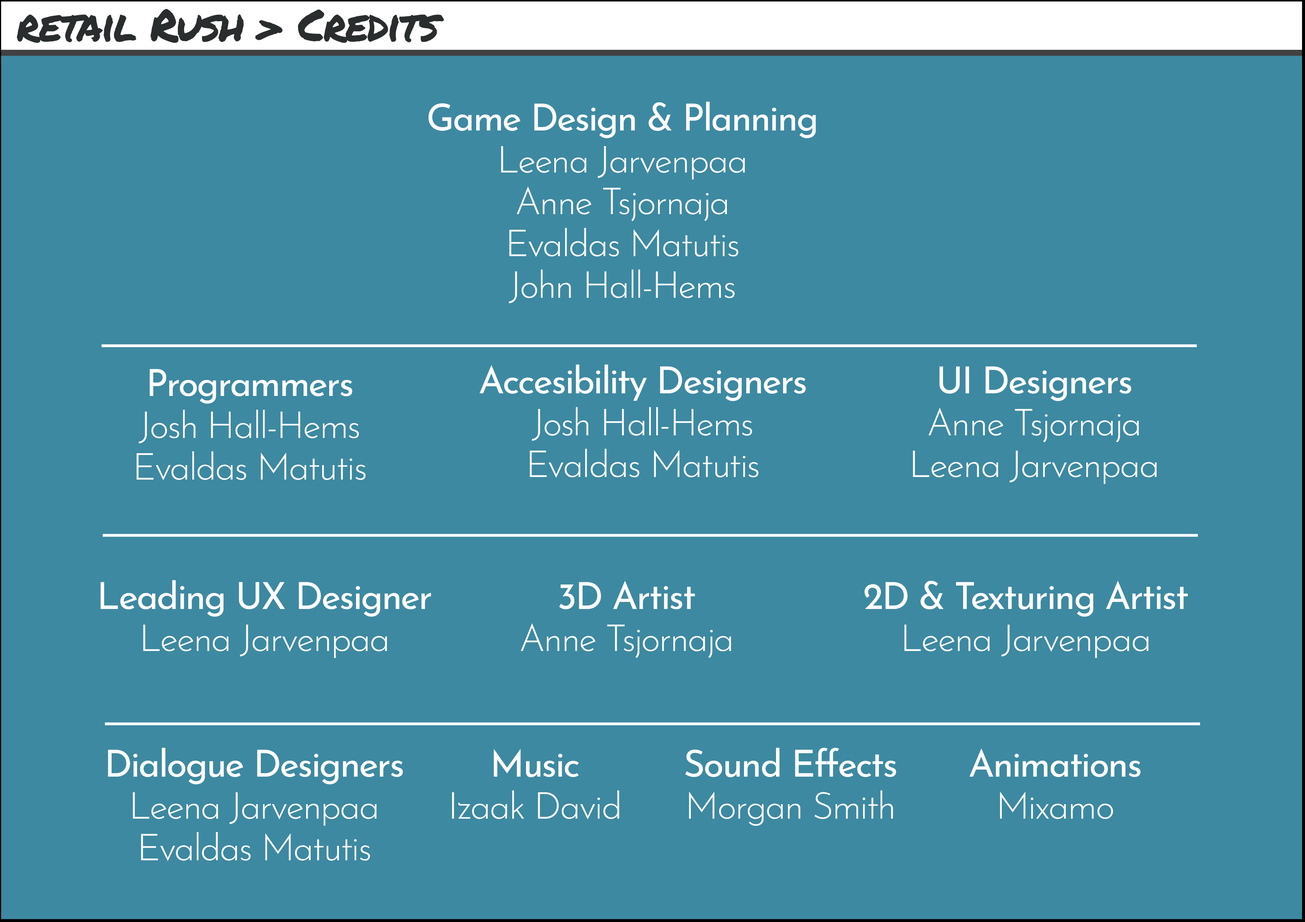
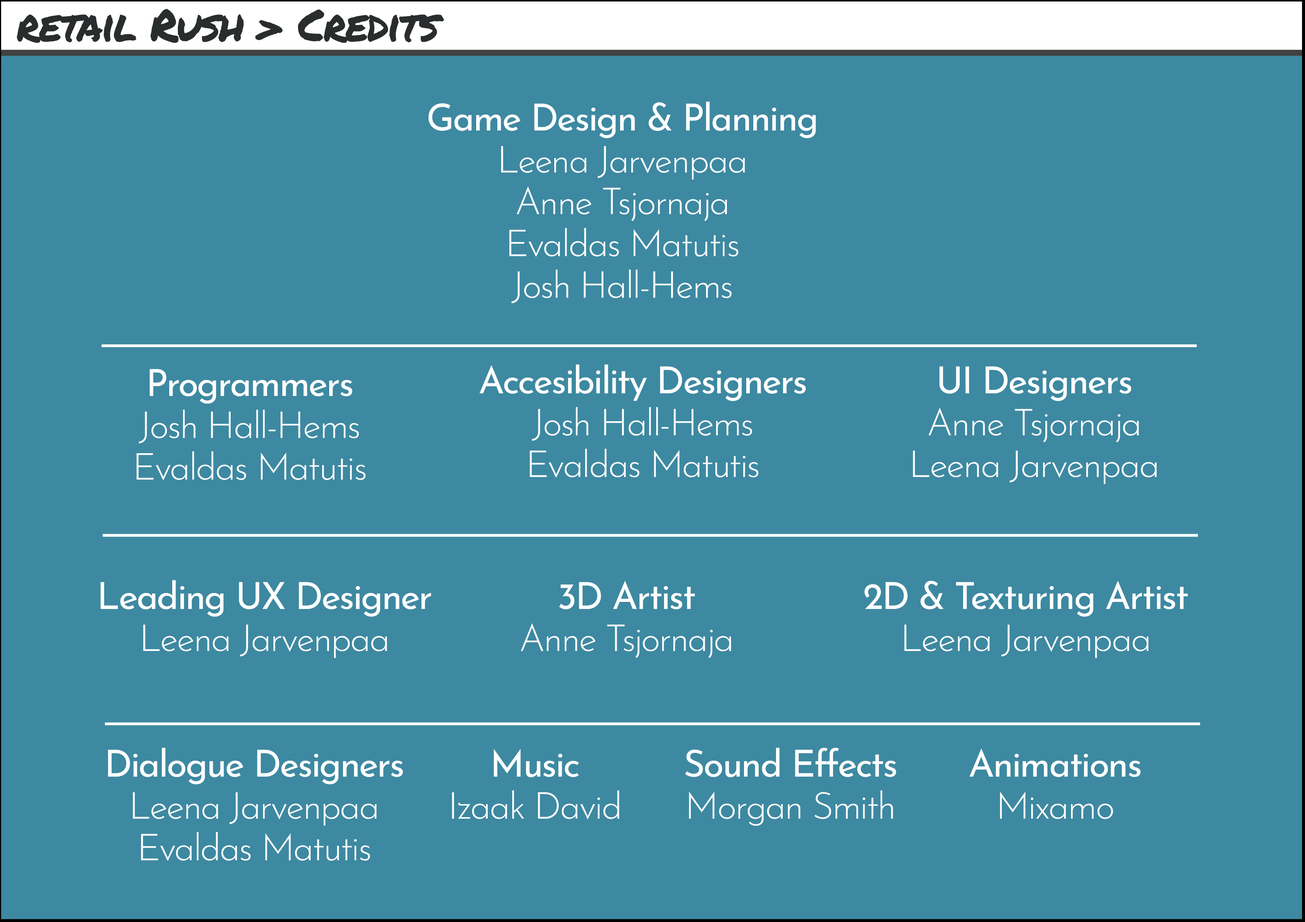
Revision of a layered 1305×922 image; what changed, layer by layer:
painted on "Game Design & Planning Leena Jarvenpaa Anne Tsjornaja Evaldas M" over [428, 102, 815, 304]
